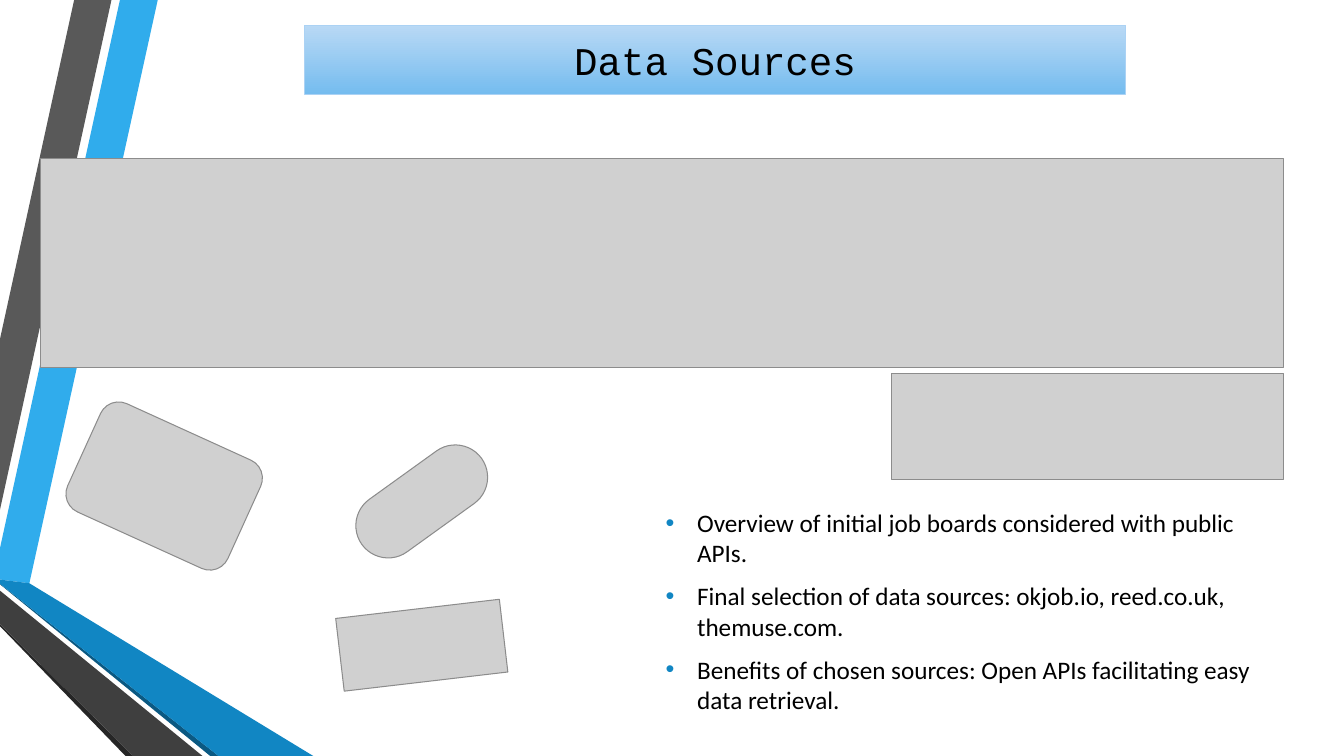
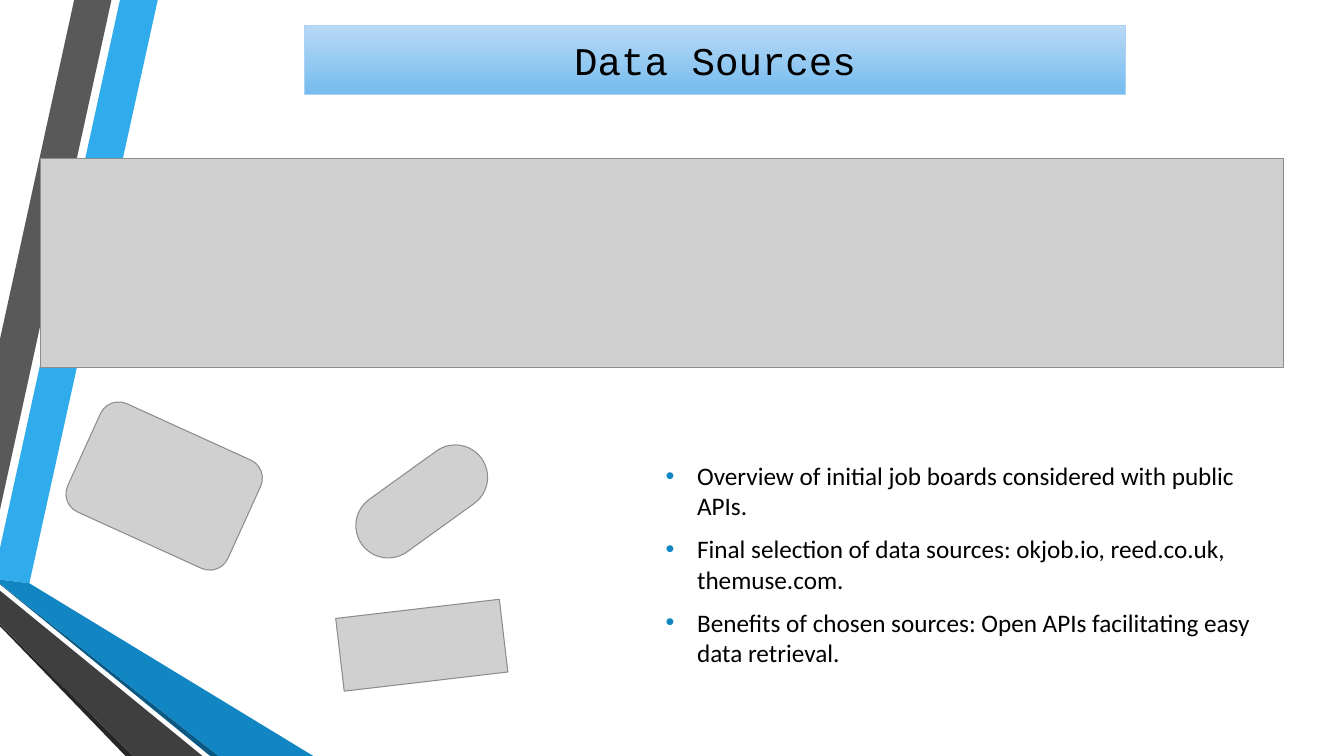
Before and after one commit to mygitbob/feb24_project_job-market, a slide deck: slide 4 of report/Salary_Estimation_App_Development_Report_latest.pptx. Drawn at 1344x756 pixels with LibreOffice and Linux fonts; fonts in the diff are those of the drawing; grey boxes stand for pictures; background and template pictures are left out. Boxes give left, top, right and bottom in pixels: in the first picture for what was removed or moved away, otherwise in the second. Text is boxed around its words. In the diff, an @@ line names an element or a change of style, - is before the commit and + after.

Commit message:
latest version of the presentation

```diff
--- a/report/Salary_Estimation_App_Development_Report_latest.pptx
+++ b/report/Salary_Estimation_App_Development_Report_latest.pptx
@@ picture removed at [891,373,1284,479] @@
@@ text "Overview of initial job boards ...": place and size @@
-text "Overview of initial job boards ..." at [697,514,1249,709]
+text "Overview of initial job boards ..." at [697,467,1249,662]
```
Also in this commit, not shown: 1 slide added, 1 slide removed.
